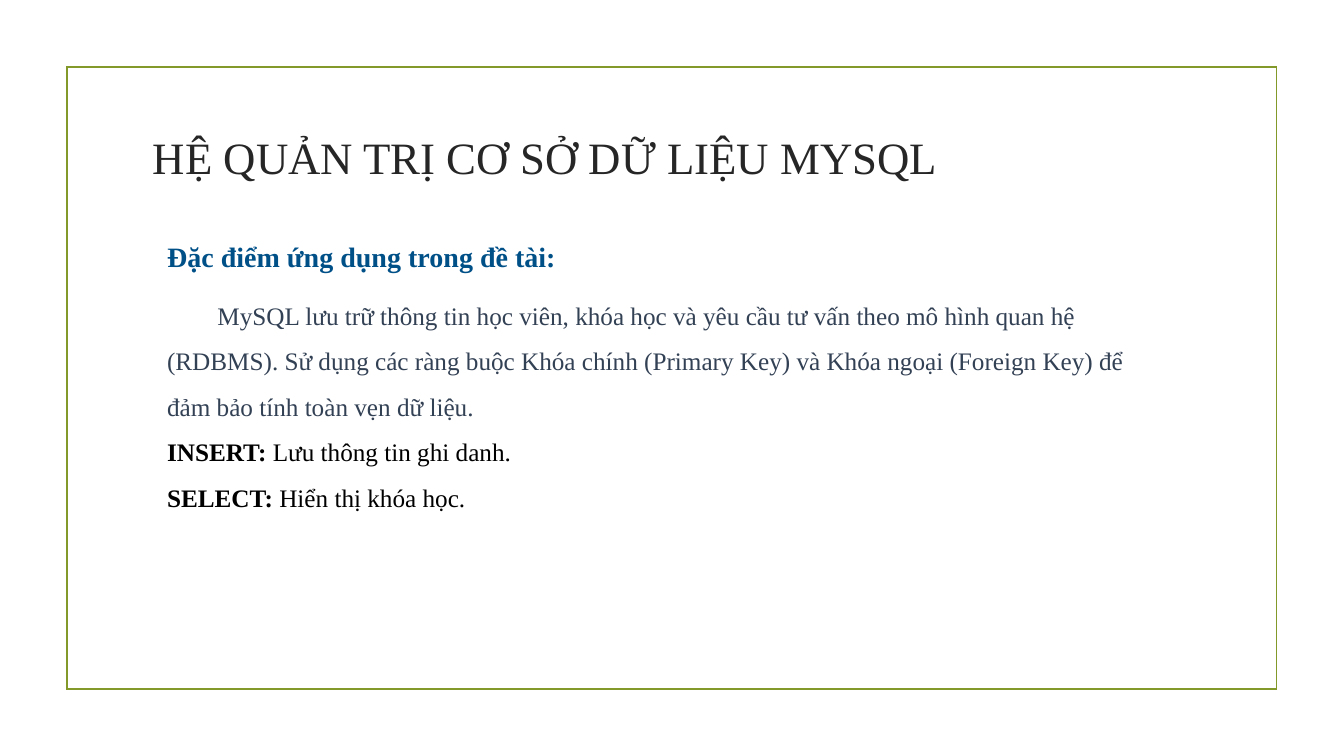
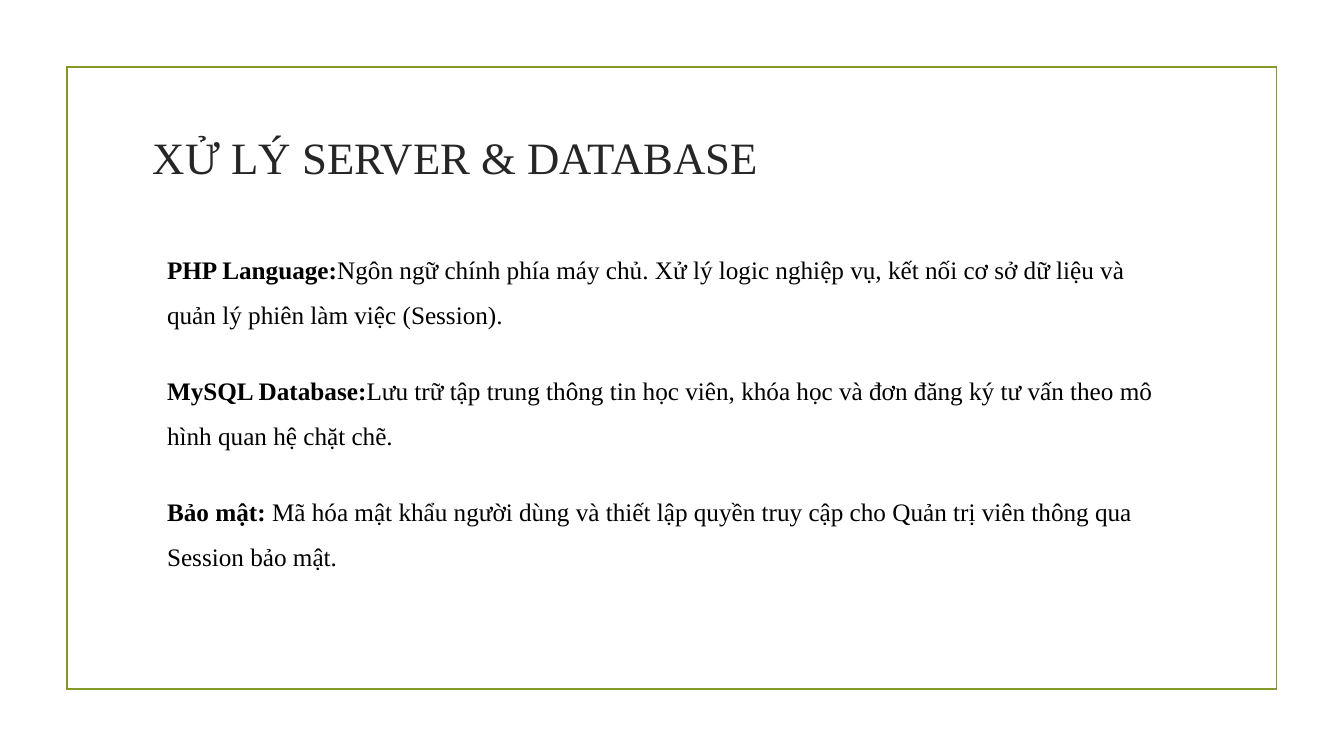
Before and after one commit to thuhuynh1/CSN-DA23TTD-HuynhNgocMinhThu-course-lookup-php, a slide deck: slide 13 of Bài thuyết trình.pptx. Drawn at 1344x756 pixels with LibreOffice and Linux fonts; fonts in the diff are those of the drawing; background and template pictures are left out. Boxes give left, top, right and bottom in pixels: in the first picture for what was removed or moved away, otherwise in the second. Text is boxed around its words. In the diff, an @@ line names an element or a change of style, - is before the commit and + after.

```diff
--- a/Bài thuyết trình.pptx
+++ b/Bài thuyết trình.pptx
@@ title at box(153, 139, 758, 175): text changed @@
-HỆ QUẢN TRỊ CƠ SỞ DỮ LIỆU MYSQL
+XỬ LÝ SERVER & DATABASE
@@ text at box(167, 260, 1152, 570): text changed; text colour #334155 to #000000 @@
-Đặc điểm ứng dụng trong đề tài:
-MySQL lưu trữ thông tin học viên, khóa học và yêu cầu tư vấn theo mô hình quan hệ (RDBMS). Sử dụng các ràng buộc Khóa chính (Primary Key) và Khóa ngoại (Foreign Key) để đảm bảo tính toàn vẹn dữ liệu.
-INSERT: Lưu thông tin ghi danh.
-SELECT: Hiển thị khóa học.
+PHP Language:Ngôn ngữ chính phía máy chủ. Xử lý logic nghiệp vụ, kết nối cơ sở dữ liệu và quản lý phiên làm việc (Session).
+MySQL Database:Lưu trữ tập trung thông tin học viên, khóa học và đơn đăng ký tư vấn theo mô hình quan hệ chặt chẽ.
+Bảo mật: Mã hóa mật khẩu người dùng và thiết lập quyền truy cập cho Quản trị viên thông qua Session bảo mật.
```
Also in this commit, not shown: 7 other slides changed, 4 other files.
